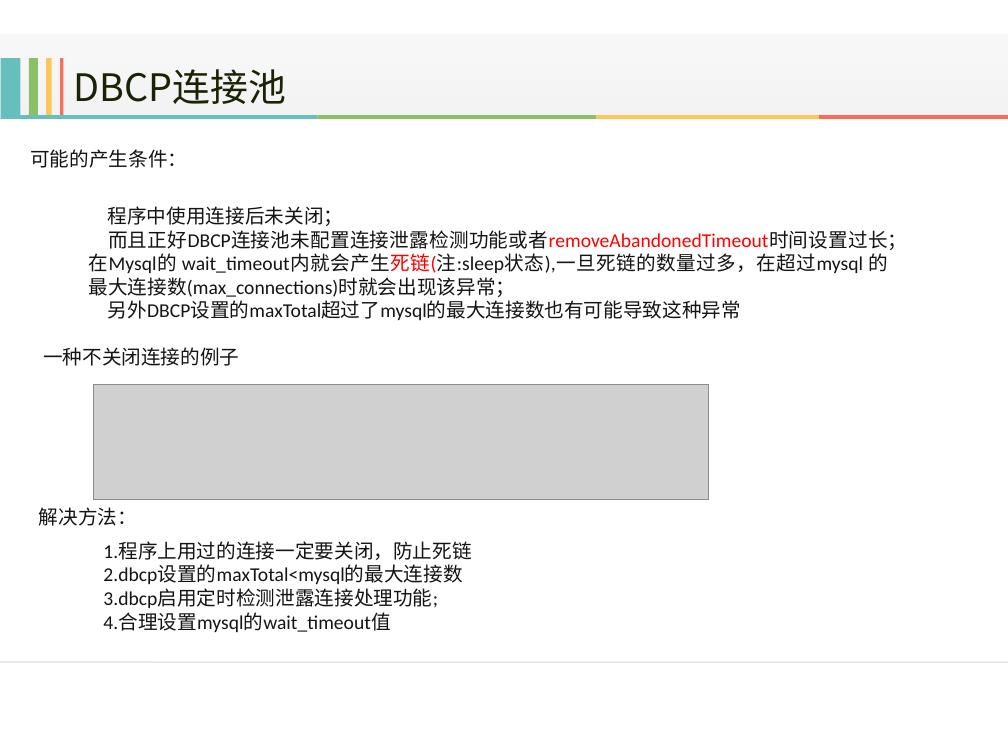
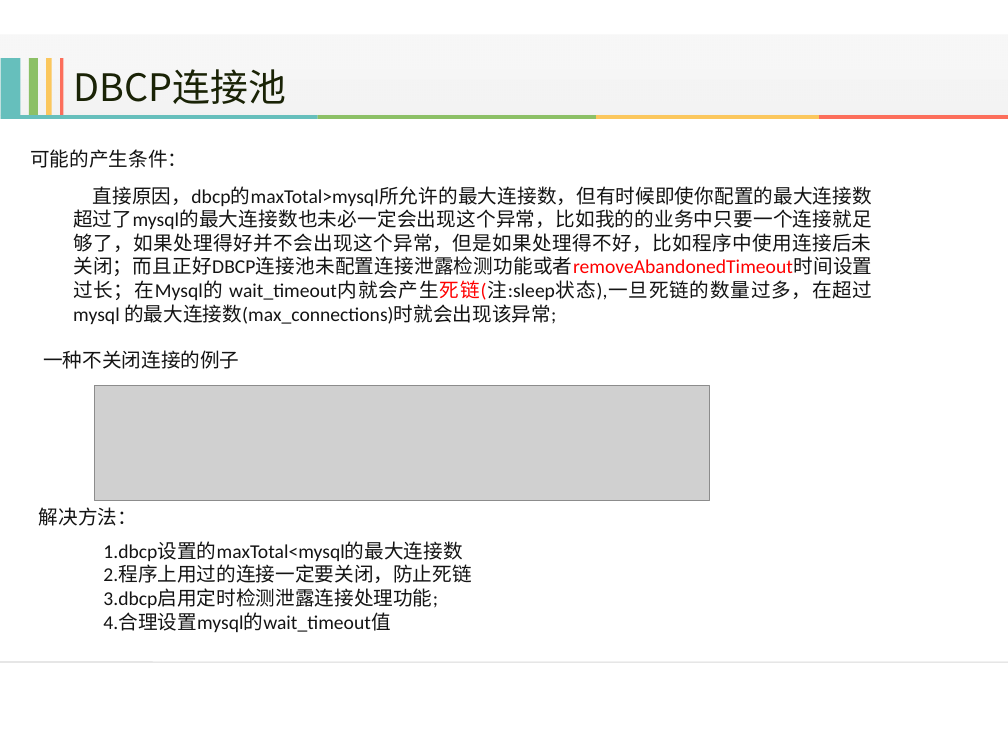
Before and after one commit to starskys/connectionPooltest, a slide deck: slide 16 of 连接池演示文档.pptx. Drawn at 1008x756 pixels with LibreOffice and Linux fonts; fonts in the diff are those of the drawing; grey boxes stand for pictures; background and template pictures are left out. Boxes give left, top, right and bottom in pixels: in the first picture for what was removed or moved away, otherwise in the second. Text is boxed around its words. In the diff, an @@ line names an element or a change of style, - is before the commit and + after.

```diff
--- a/连接池演示文档.pptx
+++ b/连接池演示文档.pptx
@@ text at box(73, 186, 872, 324): text changed @@
-程序中使用连接后未关闭；
-而且正好DBCP连接池未配置连接泄露检测功能或者removeAbandonedTimeout时间设置过长；在Mysql的 wait_timeout内就会产生死链(注:sleep状态),一旦死链的数量过多，在超过mysql 的最大连接数(max_connections)时就会出现该异常；
-另外DBCP设置的maxTotal超过了mysql的最大连接数也有可能导致这种异常
+直接原因，dbcp的maxTotal>mysql所允许的最大连接数，但有时候即使你配置的最大连接数超过了mysql的最大连接数也未必一定会出现这个异常，比如我的的业务中只要一个连接就足够了，如果处理得好并不会出现这个异常，但是如果处理得不好，比如程序中使用连接后未关闭；而且正好DBCP连接池未配置连接泄露检测功能或者removeAbandonedTimeout时间设置过长；在Mysql的 wait_timeout内就会产生死链(注:sleep状态),一旦死链的数量过多，在超过mysql 的最大连接数(max_connections)时就会出现该异常;
@@ text at box(103, 542, 471, 583): text changed @@
-1.程序上用过的连接一定要关闭，防止死链
-2.dbcp设置的maxTotal<mysql的最大连接数
+1.dbcp设置的maxTotal<mysql的最大连接数
+2.程序上用过的连接一定要关闭，防止死链
```
Also in this commit, not shown: 4 other slides changed.
